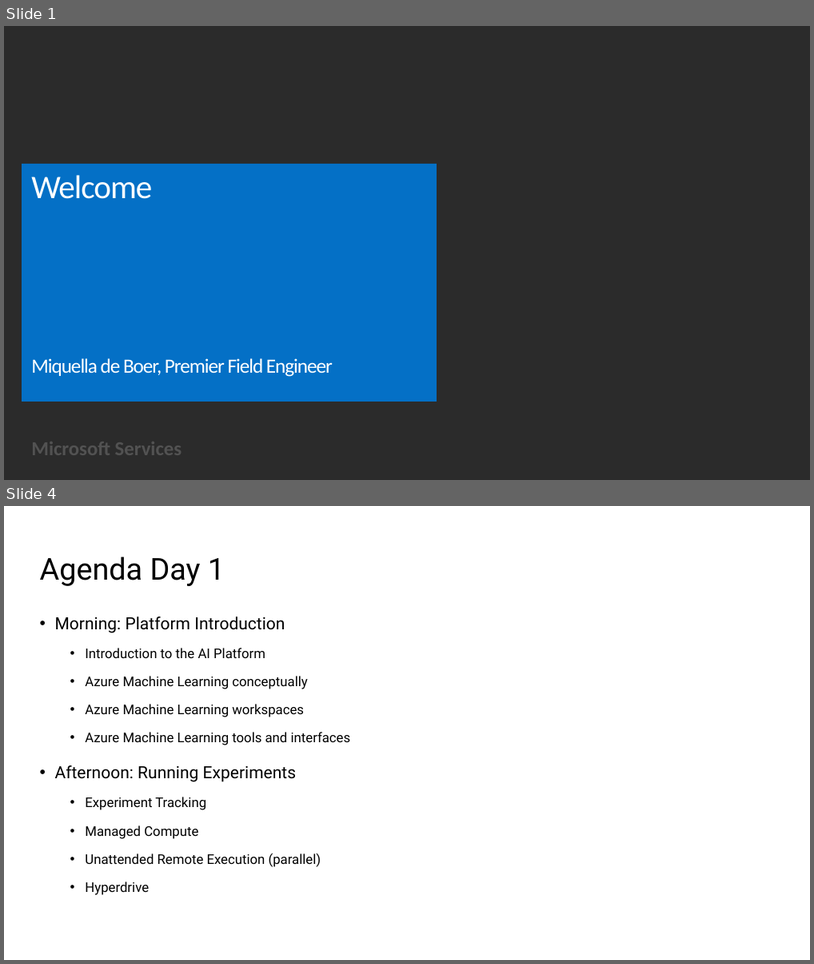
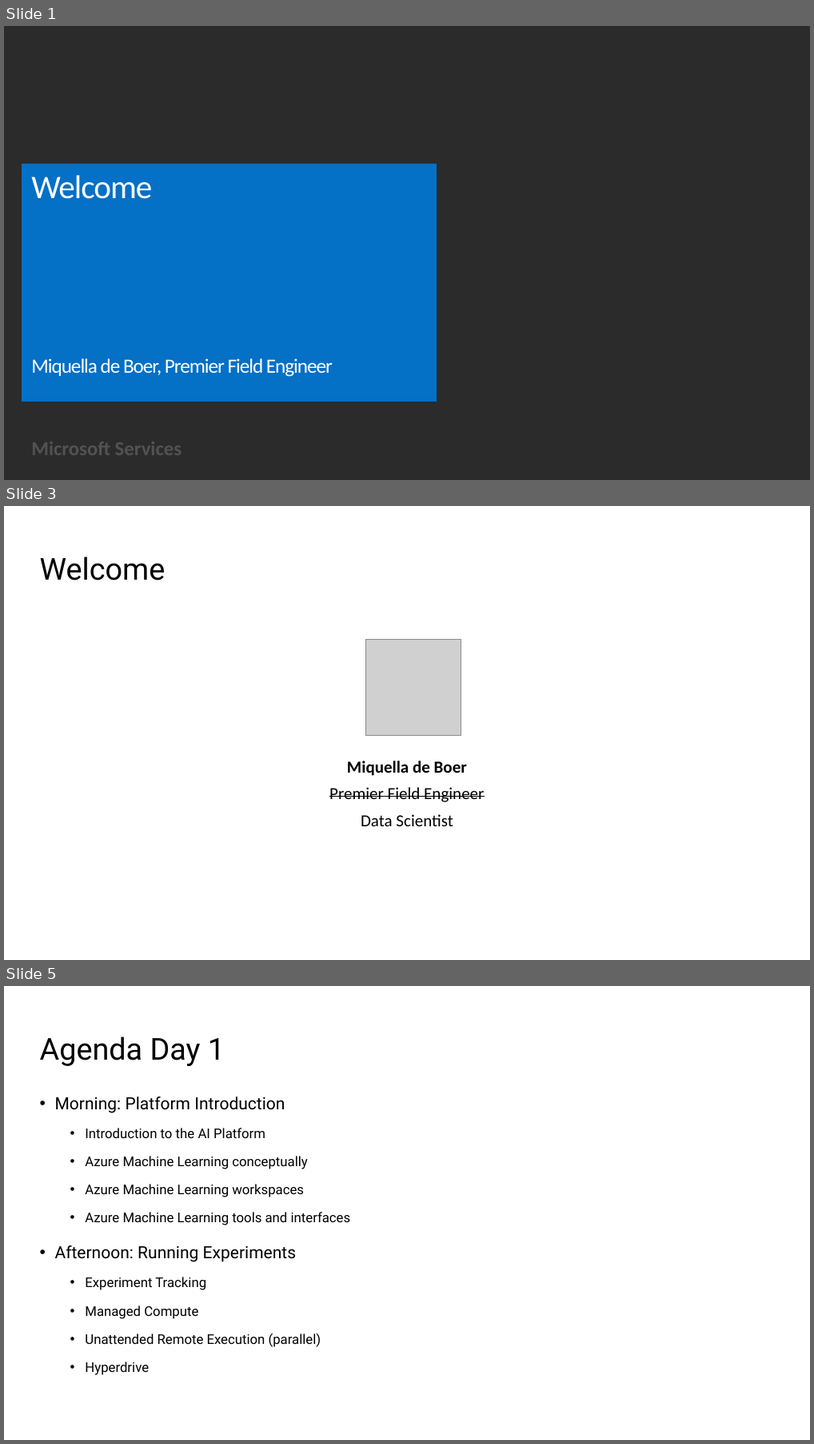
Before and after one commit to miquelladeboer/workshop-azure-machine-learning, a slide deck: Powerpoints/Module 0 - Agenda.pptx. Shown one above the other, each under a label of ours: slides 1 and 4 before the commit, slides 1, 3 and 5 after it; the slides between them are not shown. The pictures are 814x964 and 814x1444 pixels, drawn with LibreOffice and Linux fonts; fonts in the diff are those of the drawing; grey boxes stand for pictures; background and template pictures are left out; a plain dark background stands for a picture behind light text. Boxes give left, top, right and bottom in pixels: in the first picture for what was removed or moved away, otherwise in the second. Text is boxed around its words. In the diff, an @@ line names an element or a change of style, - is before the commit and + after.

```diff
--- a/Powerpoints/Module 0 - Agenda.pptx
+++ b/Powerpoints/Module 0 - Agenda.pptx
@@ slide 3 added at [4,506,810,960], background #FFFFFF @@
@@ text added at [40,556,166,580], 36 pt, text #000000 @@
+Welcome
@@ picture added at [366,640,462,736] @@
@@ text added at [330,760,484,826], 20 pt, text #000000 @@
+Miquella de Boer
+Premier Field Engineer
+Data Scientist
@@ what was slide 4 is now slide 5 @@
```
Also in this commit, not shown: 3 slides changed, 4 other files.
